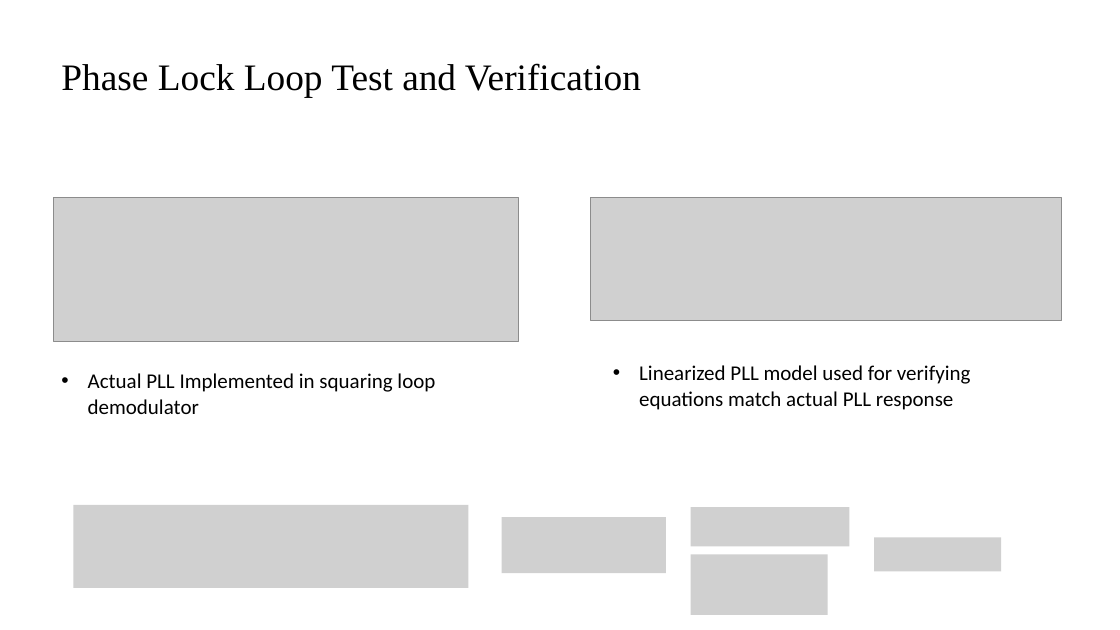
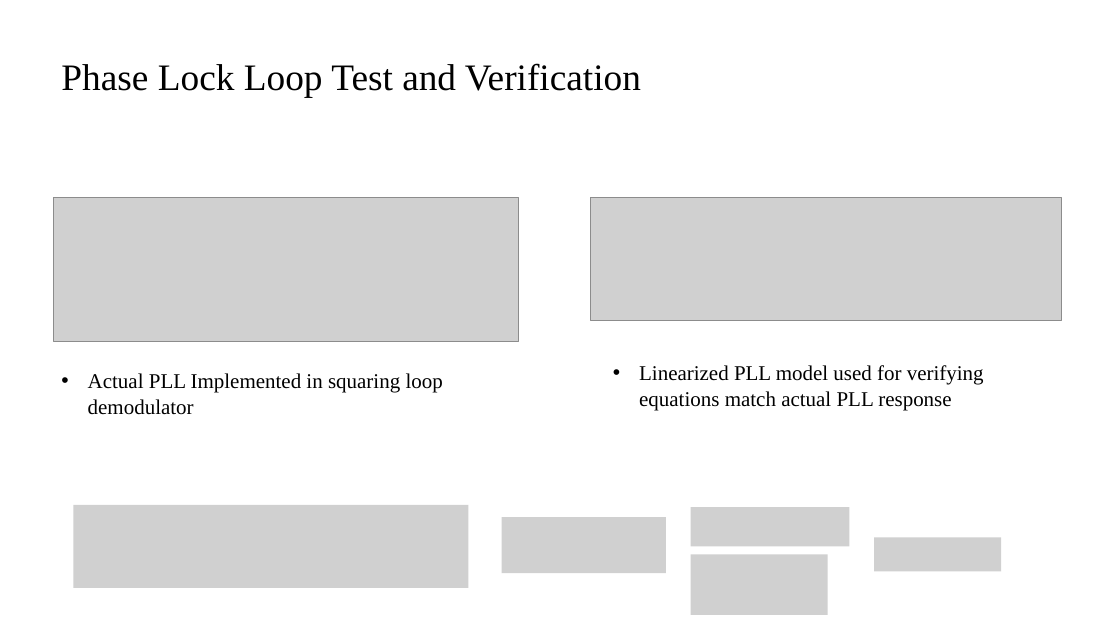
Before and after one commit to RadioInnovators/SD, a slide deck: slide 3 of Brians Presentation'.pptx. Drawn at 1120x630 pixels with LibreOffice and Linux fonts; fonts in the diff are those of the drawing; grey boxes stand for pictures. Boxes give left, top, right and bottom in pixels: in the first picture for what was removed or moved away, otherwise in the second. Text is boxed around its words. In the diff, an @@ line names an element or a change of style, - is before the commit and + after.

```diff
--- a/Brians Presentation'.pptx
+++ b/Brians Presentation'.pptx
@@ text "Linearized PLL model used for ..." at (x1=639, y1=365, x2=984, y2=410): font Calibri to Times New Roman @@
@@ text "Actual PLL Implemented in squaring ..." at (x1=88, y1=373, x2=443, y2=415): font Calibri to Times New Roman @@
```
Also in this commit, not shown: 1 slide added, 1 other file.
